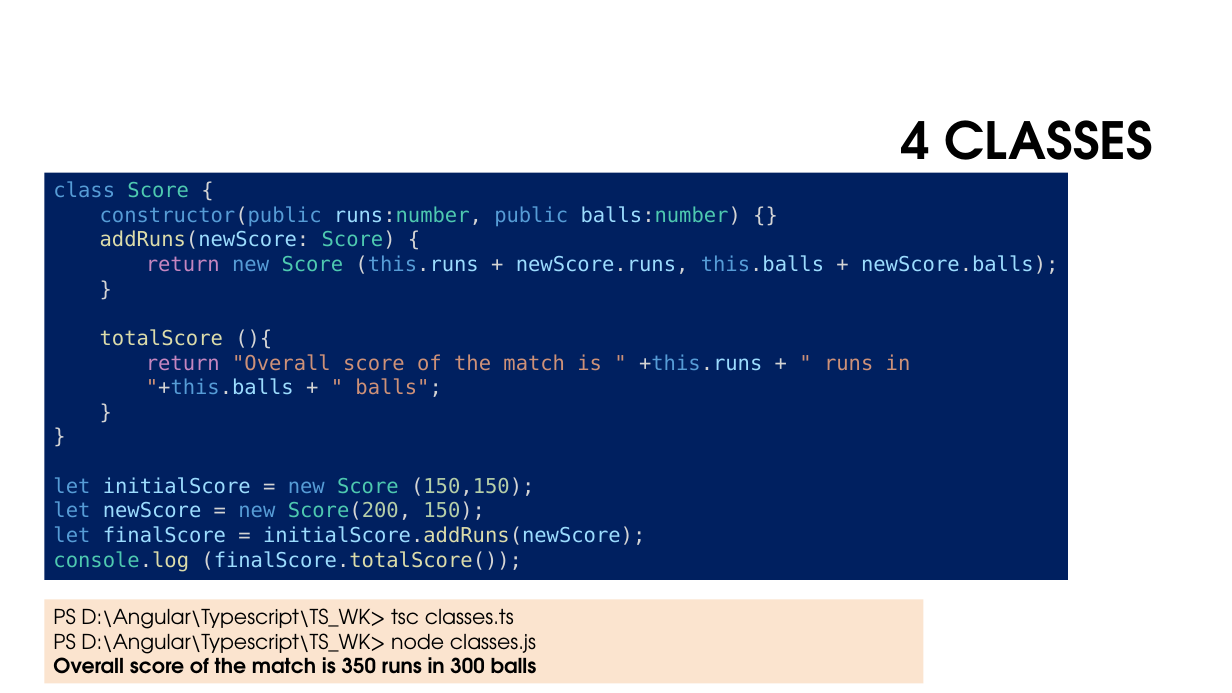
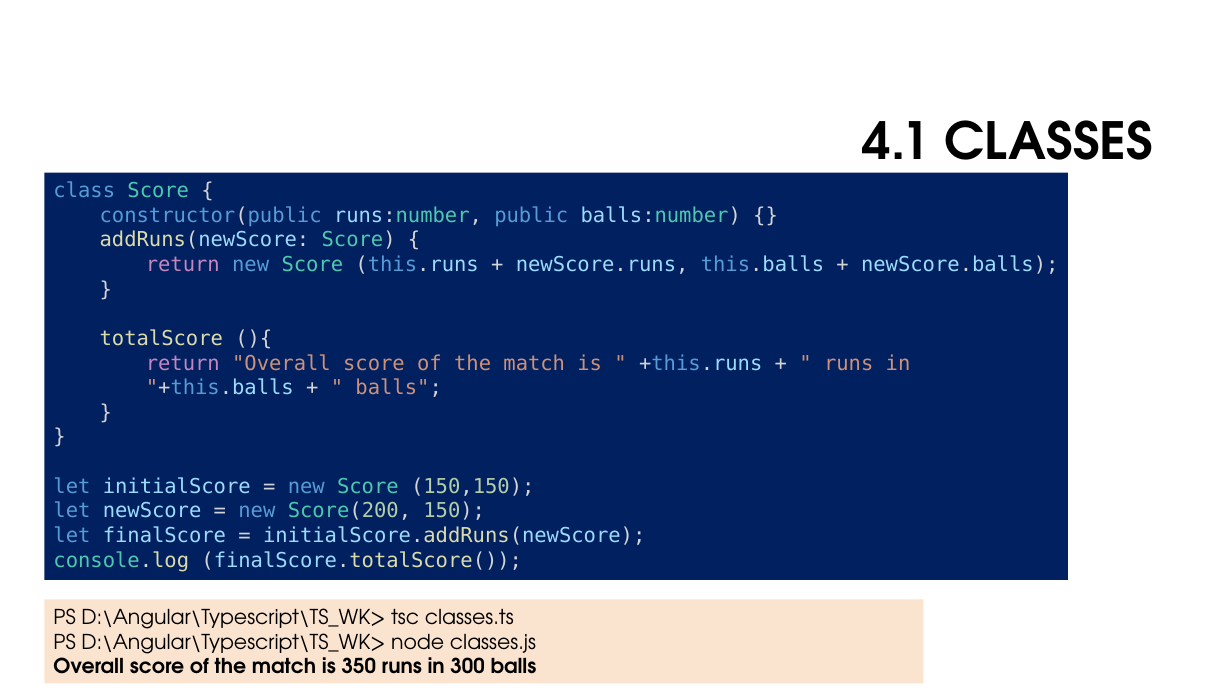
Before and after one commit to monicka2479/Typescript, a slide deck: slide 19 of Typescript Presentation.pptx. Drawn at 1232x693 pixels with LibreOffice and Linux fonts; fonts in the diff are those of the drawing; background and template pictures are left out. Boxes give left, top, right and bottom in pixels: in the first picture for what was removed or moved away, otherwise in the second. Text is boxed around its words. In the diff, an @@ line names an element or a change of style, - is before the commit and + after.

```diff
--- a/Typescript Presentation.pptx
+++ b/Typescript Presentation.pptx
@@ title at (863, 120, 1153, 181): text changed @@
-4 CLASSES
+4.1 CLASSES
```
Also in this commit, not shown: 8 slides added, 12 other files.
